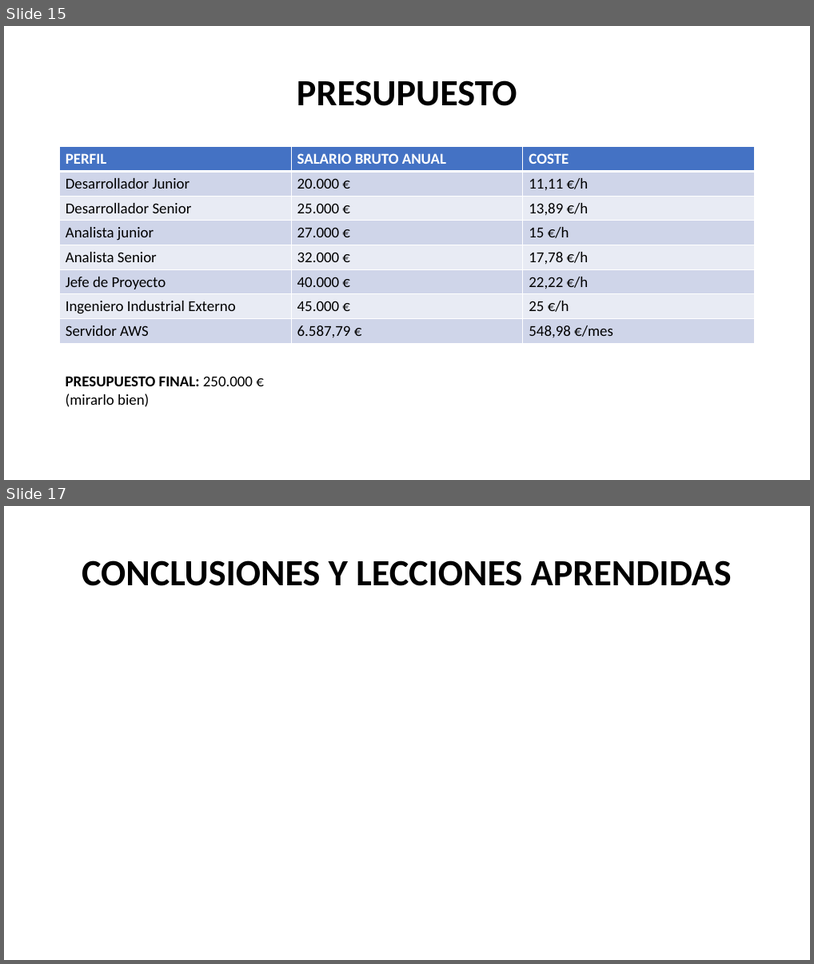
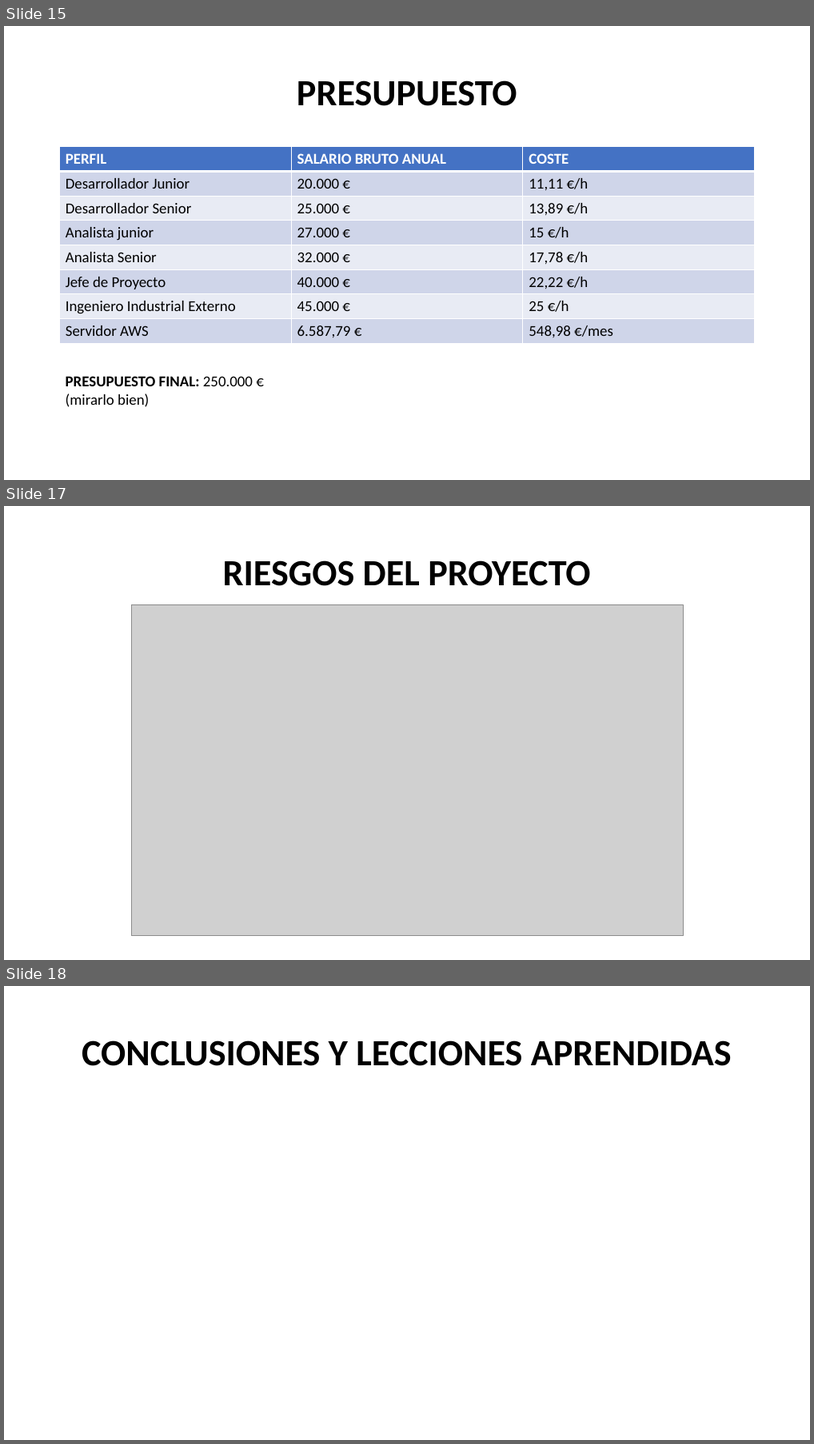
Before and after one commit to AlbertoGCID/XPED, a slide deck: CSMAG.pptx. Shown one above the other, each under a label of ours: slides 15 and 17 before the commit, slides 15, 17 and 18 after it; the slides between them are not shown. The pictures are 814x964 and 814x1444 pixels, drawn with LibreOffice and Linux fonts; fonts in the diff are those of the drawing; grey boxes stand for pictures. Boxes give left, top, right and bottom in pixels: in the first picture for what was removed or moved away, otherwise in the second. Text is boxed around its words. In the diff, an @@ line names an element or a change of style, - is before the commit and + after.

```diff
--- a/CSMAG.pptx
+++ b/CSMAG.pptx
@@ slide 17 added at bbox=[4, 506, 810, 960], background #FFFFFF @@
@@ title added at bbox=[223, 560, 590, 586], 44 pt, text #000000, bold @@
+RIESGOS DEL PROYECTO
@@ picture added at bbox=[131, 604, 683, 936] @@
@@ what was slide 17 is now slide 18 @@
```
Also in this commit, not shown: 3 slides changed.
